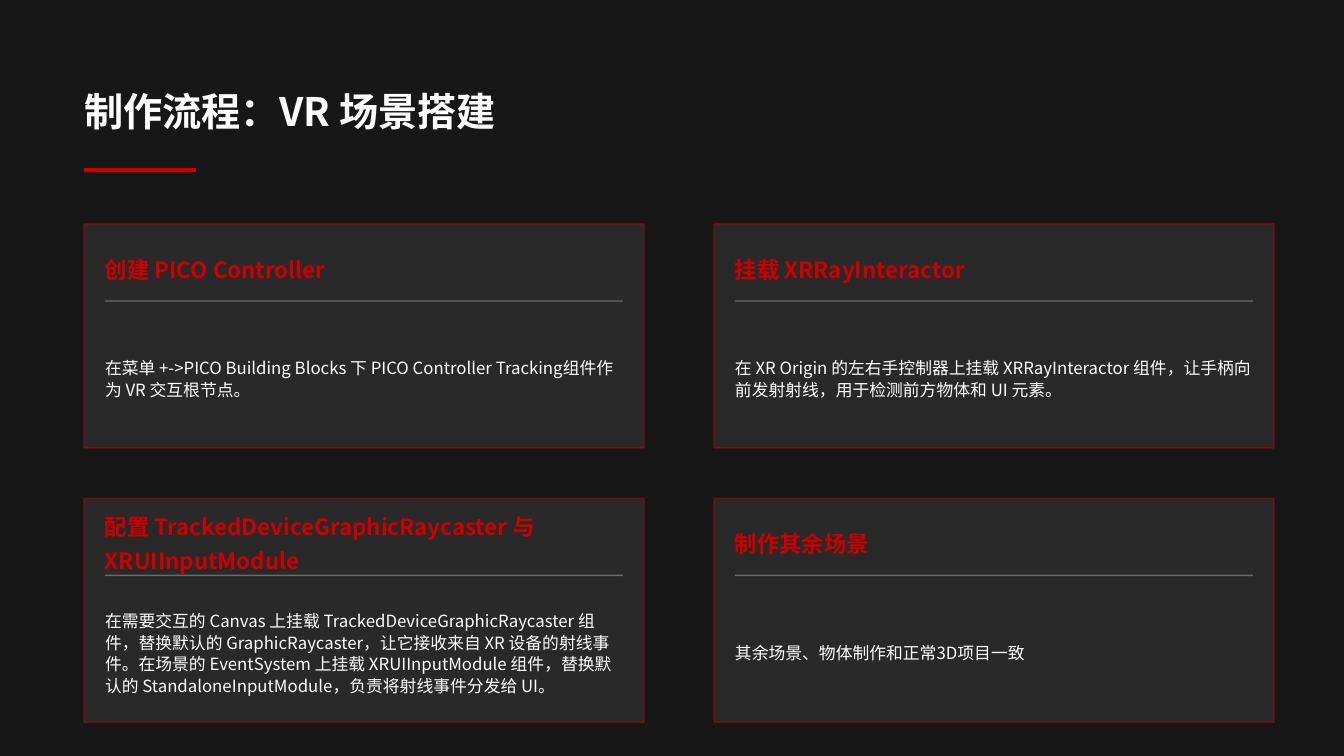
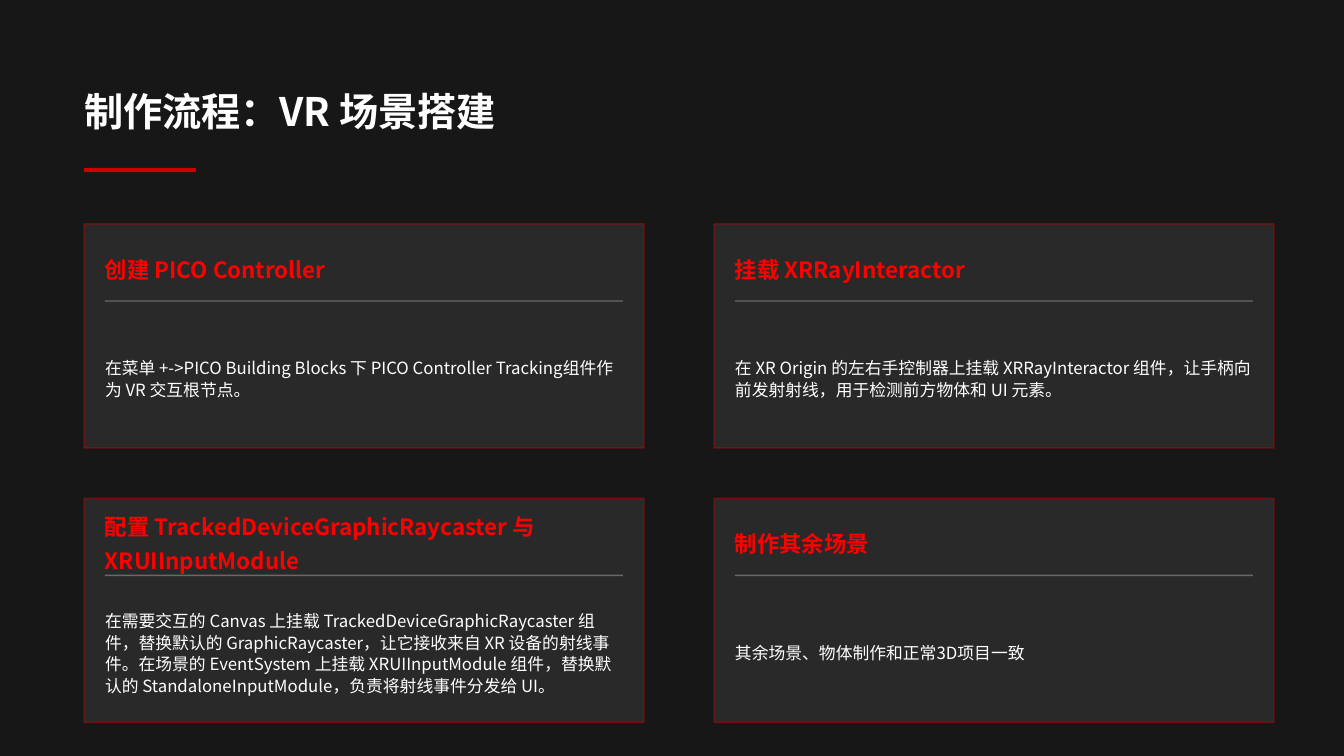
Before and after one commit to W-SEANVeen/ISF2, a slide deck: slide 7 of Docs/《孤城》VR游戏设计答辩.pptx. Drawn at 1344x756 pixels with LibreOffice and Linux fonts; fonts in the diff are those of the drawing; background and template pictures are left out; a plain dark background stands for a picture behind light text. Boxes give left, top, right and bottom in pixels: in the first picture for what was removed or moved away, otherwise in the second. Text is boxed around its words. In the diff, an @@ line names an element or a change of style, - is before the commit and + after.

```diff
--- a/Docs/《孤城》VR游戏设计答辩.pptx
+++ b/Docs/《孤城》VR游戏设计答辩.pptx
@@ text colour #CC0000 to #FF0000 in 4 elements at box(105, 259, 326, 280), box(105, 513, 535, 574), box(735, 533, 869, 554), box(735, 259, 965, 283) @@
```
Also in this commit, not shown: 9 other slides changed, 4 other files.
